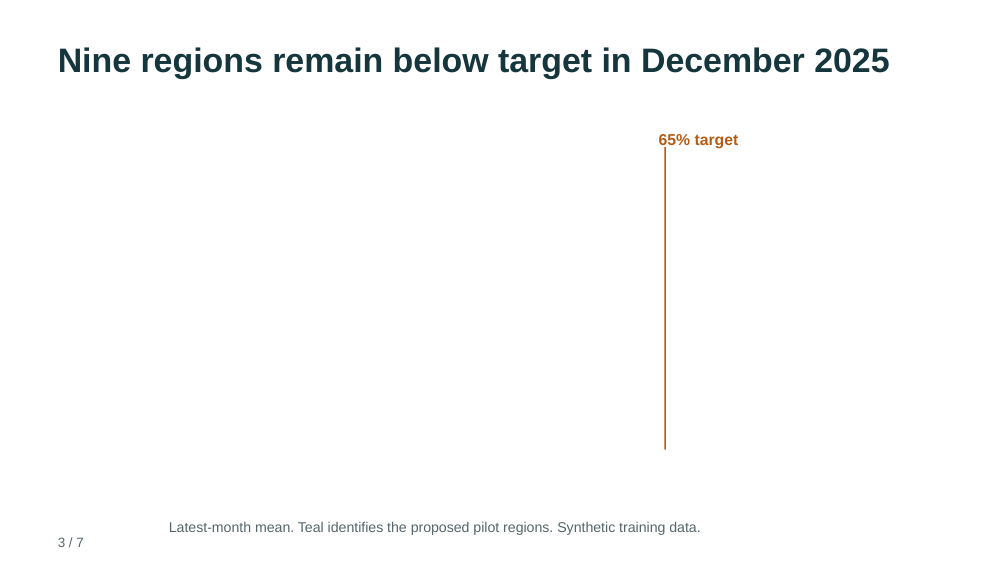
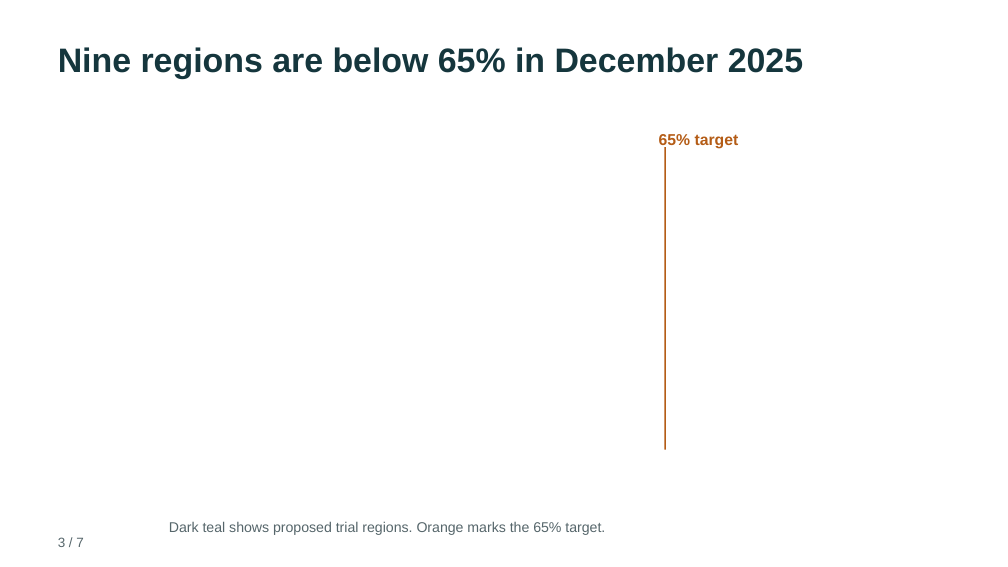
Before and after one commit to c3bod/sdaia-storytelling-tayseer-capstone, a slide deck: slide 3 of deliverables/Tayseer_Executive_Story_Final.pptx. Drawn at 1008x567 pixels with LibreOffice and Linux fonts; fonts in the diff are those of the drawing. Boxes give left, top, right and bottom in pixels: in the first picture for what was removed or moved away, otherwise in the second. Text is boxed around its words. In the diff, an @@ line names an element or a change of style, - is before the commit and + after.

```diff
--- a/deliverables/Tayseer_Executive_Story_Final.pptx
+++ b/deliverables/Tayseer_Executive_Story_Final.pptx
@@ text at bbox=[58, 47, 803, 79]: text changed @@
-Nine regions remain below target in December 2025
+Nine regions are below 65% in December 2025
@@ text at bbox=[169, 521, 605, 535]: text changed @@
-Latest-month mean. Teal identifies the proposed pilot regions. Synthetic training data.
+Dark teal shows proposed trial regions. Orange marks the 65% target.
```
Also in this commit, not shown: 6 other slides changed, 2 other files.
